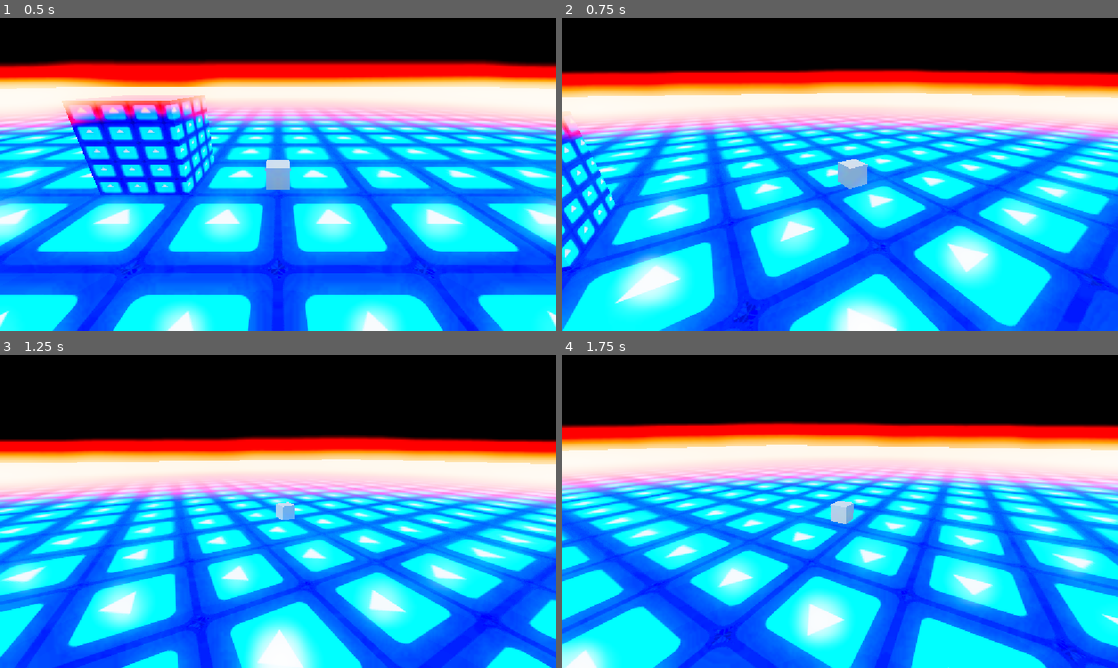
Above: before the commit, frames 1-4 (two rows, left to right).
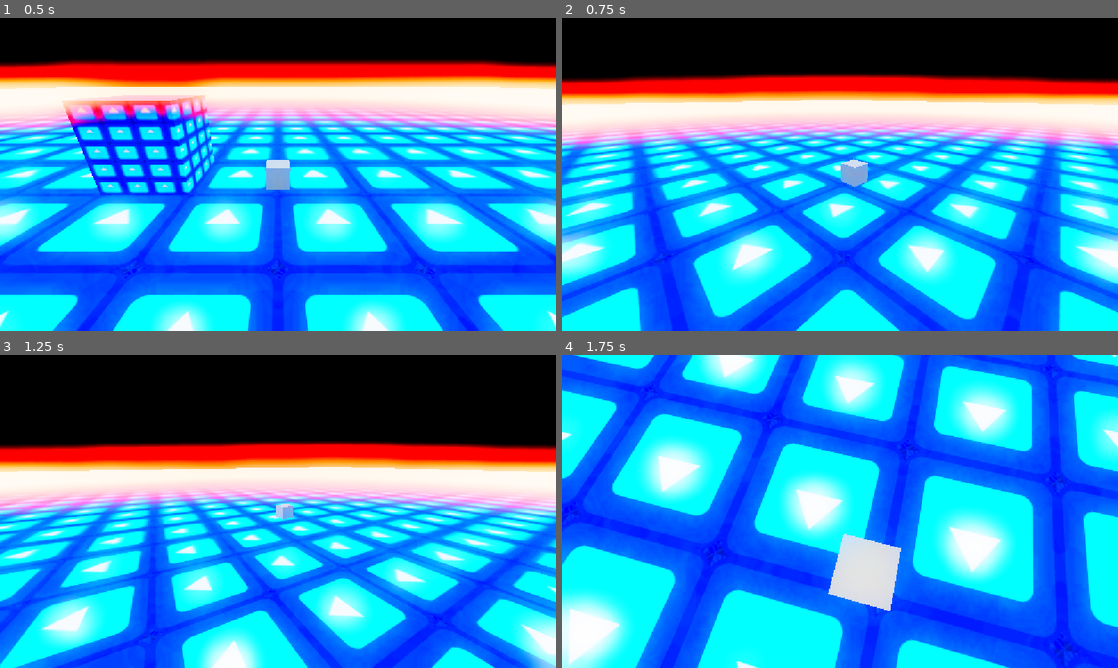
Above: after the commit, the same moments.

Repository: officialErnests/trih-3azel
Game: Godot game, scene res://Scenes/game.tscn
Same seed, same stepped clock (60 frames per second), same inputs: the game is played once before the commit and once after it. The engine's default icon, where the game draws it, is replaced by a stand-in: a white triangle on a blue panel in a dark square.
Inputs:
- Up to frame 1 (0.5 s): no input
- Up to frame 2 (0.75 s): tap Enter at 0.5 s; hold D (Right) from 0.53 s (still down); tap Space (Jump) at 0.6 s
- Up to frame 3 (1.25 s): keep holding D (Right); tap Space (Jump) at 0.77, 1.07 s
- Up to frame 4 (1.75 s): release D (Right) at 1.28 s; hold S (Backward) from 1.28 s (still down); tap W (Foward) at 1.35 s; tap Space (Jump) at 1.52, 1.55 s

Frame 1 is identical in both runs. In frame 2, 65% of the frame differs, in the area x 0-100%, y 16-100%; in frame 3, 59%; in frame 4, 88%, in the area x 0-100%, y 0-100%.

Commit message:
Made more movement improvements as well started making jumping

Diff:
--- a/Scenes/Rabbit.tscn
+++ b/Scenes/Rabbit.tscn
@@ -15,10 +15,16 @@
 STILL_SPEED = 20.0
 START_MOVE_SPEED = 0.8
 START_MOVE_FAST_SLOW_DOWN = 4.0
-START_MOVE_SPEED_BOOST = 20.0
+START_MOVE_SPEED_BOOST = 40.0
 FAST_RUN_SPEED = 4.0
+FAST_RUN_STOP_TRESHOLD = 7.0
 QUICK_STOP_SLOW_DOWN_TIME = 0.5
-QUICK_STOP_SLOW_SPEED = 5.0
+QUICK_STOP_SLOW_SPEED = 10.0
+QUICK_STOP_RELESE_MUL = 1.0
+RUNNING_SLOW_DOWN = 0.1
+RUNNING_TRESHOLD = 15.0
+JUMP_START_FORCE = 10.0
+JUMP_START_GRAVITY = 10.0
 
 [node name="CollisionShape3D" type="CollisionShape3D" parent="."]
 shape = SubResource("SphereShape3D_rtlo7")
--- a/Scripts/rabbit.gd
+++ b/Scripts/rabbit.gd
@@ -9,13 +9,11 @@
 	START_DASH,
 	QUICK_STOP,
 	RUNNING,
-	STOPING,
-	multiplyVelocity2D,
+	JUMP_START,
+	FALL,
 	HIT_TROUGH,
 	FAST_RUN,
 	GRINDING,
-	JUMP_START,
-	FALL,
 	TRICK,
 	WALL_RUN_R,
 	WALL_RUN_L
@@ -41,21 +39,39 @@
 @export_subgroup("FAST_RUN")
 @export var FAST_RUN_SPEED: float = 2
 @export var FAST_RUN_SLOW_DOWN: float = 2
+@export var FAST_RUN_STOP_TRESHOLD: float = 2
 #-QUICK_STOP
 @export_subgroup("QUICK_STOP")
-@export var QUICK_STOP_SLOW_DOWN_TIME: float = 2
+@export var QUICK_STOP_SLOW_DOWN_TIME: float = 1
 @export var QUICK_STOP_SLOW_SPEED: float = 2
-# @export var QUICK_STOP_SLOW_SPEED: float = 2
-
+@export var QUICK_STOP_RELESE_MUL: float = 2
+#-RUNNING
+@export_subgroup("RUNNING")
+@export var RUNNING_SPEED: float = 1
+@export var RUNNING_SLOW_DOWN: float = 1
+@export var RUNNING_TRESHOLD: float = 1
+#-JUMP_START
+@export_subgroup("JUMP_START")
+@export var JUMP_START_FORCE: float = 1
+@export var JUMP_START_SPEED: float = 1
+@export var JUMP_START_GRAVITY: float = 1
+#-FALL
+@export_subgroup("FALL")
+@export var FALL_GRAVITY: float = 1
 
 # Internal variables
 #OTHERS
 var curent_player_state = PLAYER_STATES.STILL
 #-START_MOVE
-var start_move = START_MOVE_TIME
+var start_move = 0
 #-QUICK_STOP
-var slow_down_timer = QUICK_STOP_SLOW_DOWN_TIME
+var slow_down_timer = 0
 var speed_before = 0
+
+func _ready() -> void:
+	slow_down_timer = QUICK_STOP_SLOW_DOWN_TIME
+	start_move = START_MOVE_TIME
+
 func _physics_process(delta: float) -> void:
 	#Inputs
 	var input_dir := Input.get_vector("Left", "Right", "Foward", "Backward")
@@ -64,9 +80,14 @@
 						0,
 						input_dir.x * cos(movement_direction_node.rotation.y + PI / 2) + input_dir.y * cos(movement_direction_node.rotation.y))).normalized()
 
+	print(PLAYER_STATES.find_key(curent_player_state))
 	#Processes player states
 	match curent_player_state:
 		PLAYER_STATES.STILL:
+			if Input.is_action_just_pressed("Jump"):
+				# Switch states
+				curent_player_state = PLAYER_STATES.JUMP_START
+
 			if direction:
 				add_velocity(delta, direction, STILL_SPEED)
 				# Switch states
@@ -78,19 +99,23 @@
 				curent_player_state = PLAYER_STATES.FALL
 
 			if Input.is_action_just_pressed("Jump"):
-				add_velocity(delta, direction, START_MOVE_SPEED_BOOST)
+				var prev_velocity = velocity.length()
+				velocity.x = 0
+				velocity.z = 0
+				add_velocity(delta, direction, START_MOVE_SPEED_BOOST * prev_velocity / 2)
 				# Switch states
 				start_move = START_MOVE_TIME
 				curent_player_state = PLAYER_STATES.FAST_RUN
 
 
 			start_move -= delta
+
 			if direction:
 				add_velocity(delta, direction, START_MOVE_SPEED)
 				multiplyVelocity2D(1 - (delta * (1.0 - (max(start_move, 0) / START_MOVE_TIME * 1.1)) * START_MOVE_SLOW_DOWN))
 			else:
 				multiplyVelocity2D(1 - (delta * max(start_move / START_MOVE_TIME + 1, 1) * START_MOVE_FAST_SLOW_DOWN))
-				if abs(velocity.x) + abs(velocity.z) < 1:
+				if abs(velocity.length()) < 1:
 					velocity.x = 0
 					velocity.z = 0
 					# Switch states
@@ -101,8 +126,8 @@
 		PLAYER_STATES.FAST_RUN:
 			if direction:
 				add_velocity(delta, direction, FAST_RUN_SPEED)
-				multiplyVelocity2D(1 - (delta * FAST_RUN_SLOW_DOWN))
-			else:
+			multiplyVelocity2D(1 - (delta * FAST_RUN_SLOW_DOWN))
+			if (velocity.length() < FAST_RUN_STOP_TRESHOLD):
 				# Switch states
 				curent_player_state = PLAYER_STATES.QUICK_STOP
 
@@ -114,16 +139,50 @@
 			var vel_mul = Vector2(velocity.x, velocity.z).normalized() * QUICK_STOP_SLOW_SPEED
 			velocity.x = vel_mul.x
 			velocity.z = vel_mul.y
+			if Input.is_action_just_pressed("Jump"):
+				var prev_velocity = velocity.length()
+				velocity.x = 0
+				velocity.z = 0
+				add_velocity(delta, direction, prev_velocity * speed_before * QUICK_STOP_RELESE_MUL)
+				# Switch states
+				speed_before = 0
+				slow_down_timer = QUICK_STOP_SLOW_DOWN_TIME
+				curent_player_state = PLAYER_STATES.RUNNING
 			if slow_down_timer <= 0:
-				if direction:
-					add_velocity(delta, direction, speed_before)
-				else:
-					# Switch states
-					velocity = Vector3.ZERO
-					speed_before = 0
-					slow_down_timer = QUICK_STOP_SLOW_DOWN_TIME
-					curent_player_state = PLAYER_STATES.STILL
+				# Switch states
+				velocity = Vector3.ZERO
+				speed_before = 0
+				slow_down_timer = QUICK_STOP_SLOW_DOWN_TIME
+				curent_player_state = PLAYER_STATES.STILL
 			move_and_slide()
+
+		PLAYER_STATES.RUNNING:
+			if direction:
+				add_velocity(delta, direction, RUNNING_SPEED)
+				multiplyVelocity2D(1 - (delta * RUNNING_SLOW_DOWN))
+			if (velocity.length() < RUNNING_TRESHOLD):
+				# Switch states
+				curent_player_state = PLAYER_STATES.START_MOVE
+			move_and_slide()
+
+		PLAYER_STATES.JUMP_START:
+			if velocity.y <= 0:
+				velocity.y = JUMP_START_FORCE
+			if direction:
+				add_velocity(delta, direction, JUMP_START_SPEED)
+			velocity.y -= JUMP_START_GRAVITY * delta
+			#Detects if player starts falling
+			if velocity.y <= 0:
+				# Switch states
+				curent_player_state = PLAYER_STATES.FALL
+			move_and_slide()
+
+		PLAYER_STATES.FALL:
+			velocity.y = - FALL_GRAVITY
+			if is_on_floor():
+				curent_player_state = PLAYER_STATES.START_MOVE
+			move_and_slide()
+
 		_:
 			pass
 
